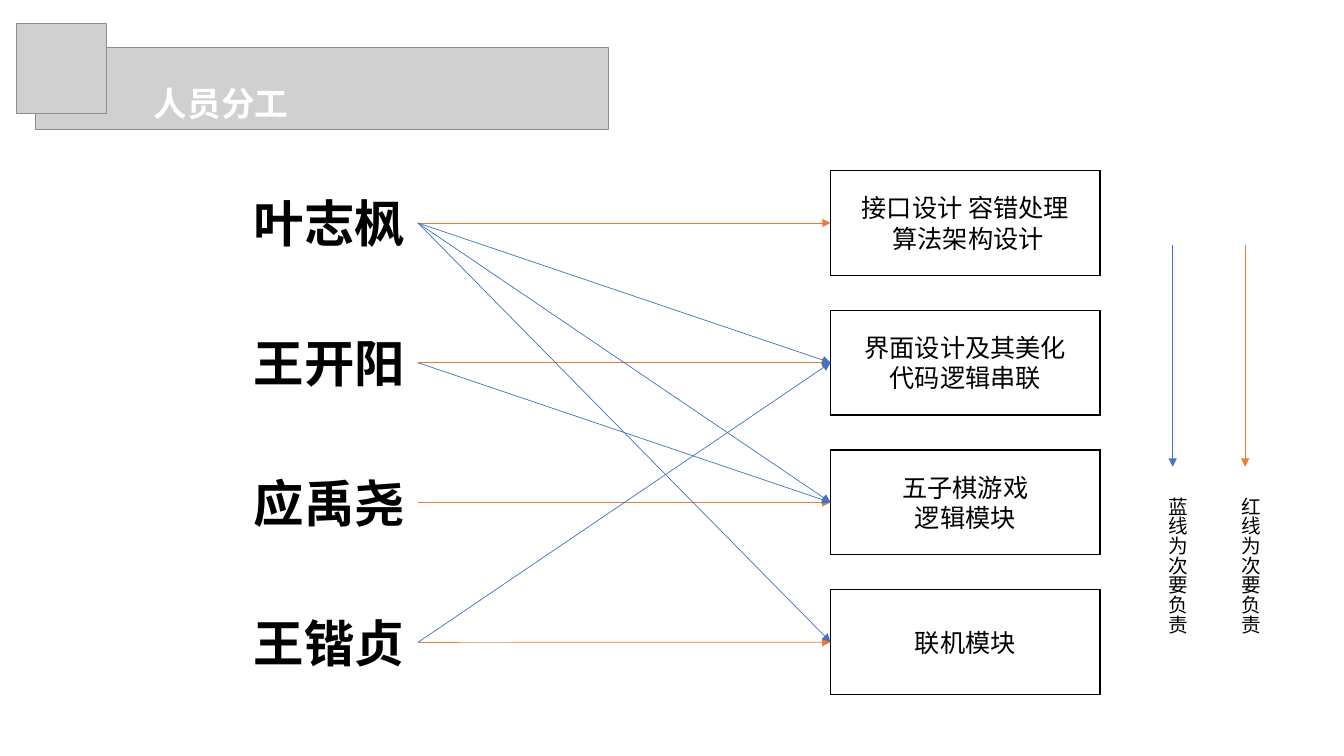
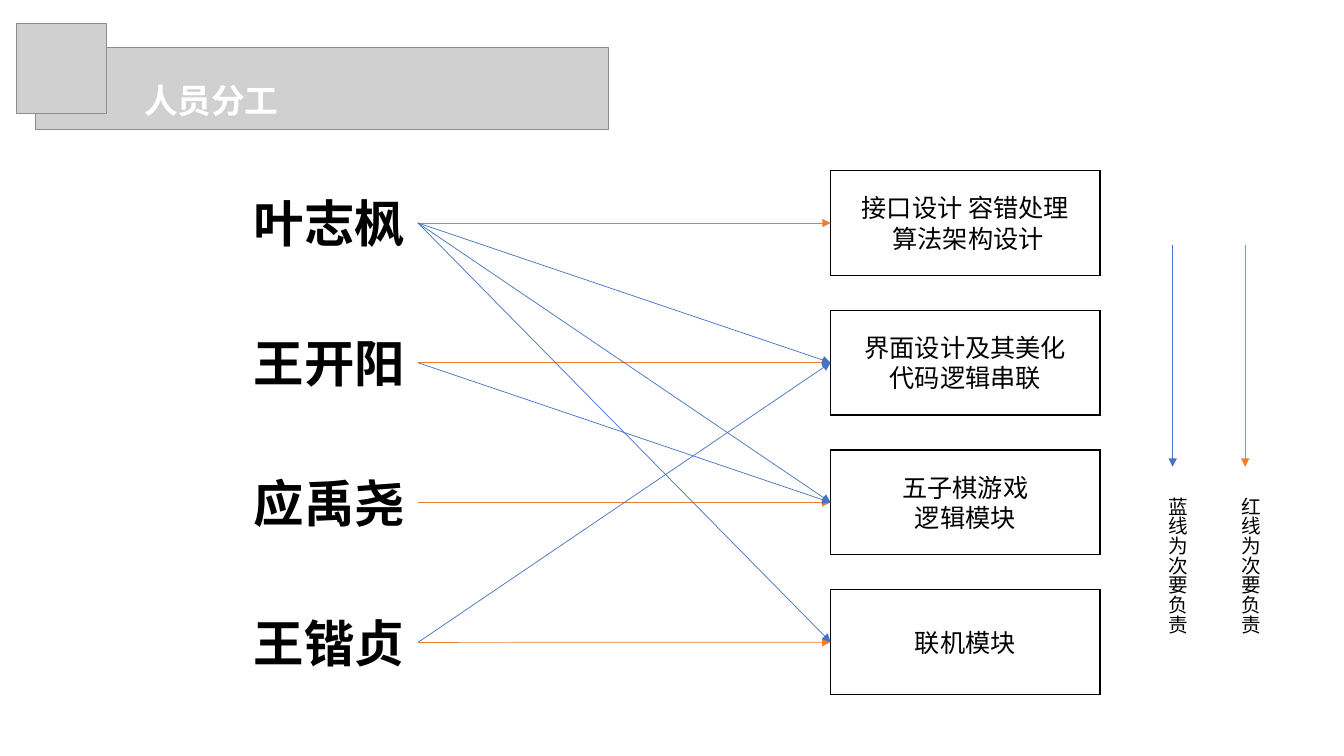
Before and after one commit to IPCHIFUNG/Gobang, a slide deck: slide 4 of doc/五子棋项目演示PPT.pptx. Drawn at 1344x756 pixels with LibreOffice and Linux fonts; fonts in the diff are those of the drawing; grey boxes stand for pictures. Boxes give left, top, right and bottom in pixels: in the first picture for what was removed or moved away, otherwise in the second. Text is boxed around its words. In the diff, an @@ line names an element or a change of style, - is before the commit and + after.

```diff
--- a/doc/五子棋项目演示PPT.pptx
+++ b/doc/五子棋项目演示PPT.pptx
@@ text "人员分工": place and size @@
-text "人员分工" at [154,88,288,119]
+text "人员分工" at [144,85,278,116]
```
Also in this commit, not shown: 3 slides added, 1 other file.
